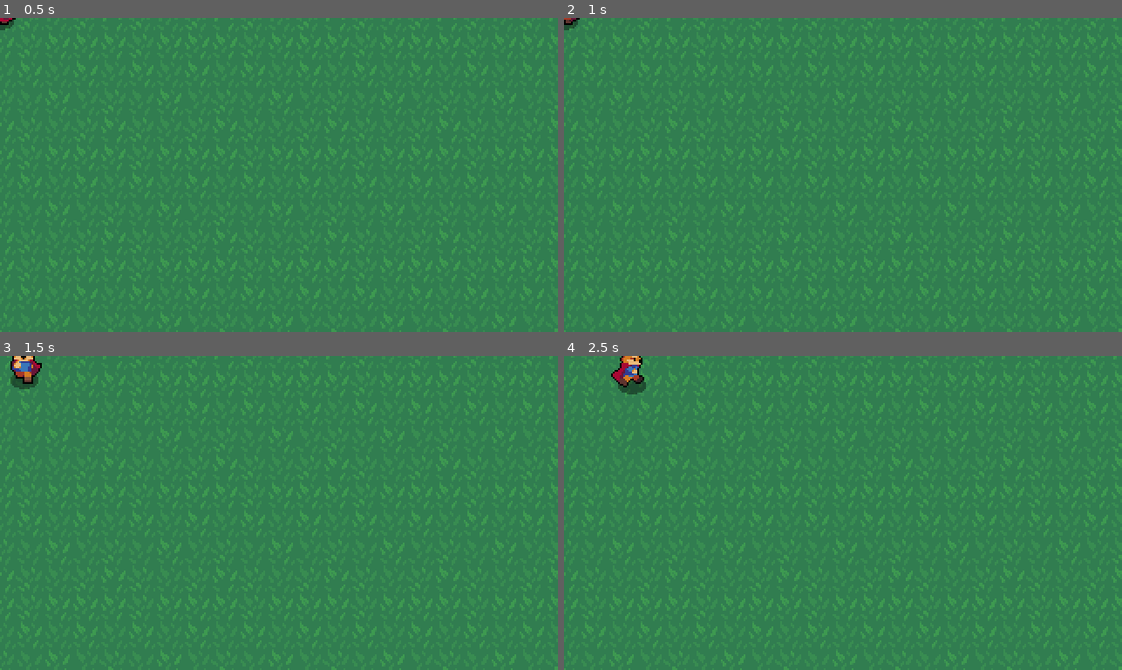
Above: before the commit, frames 1-4 (two rows, left to right).
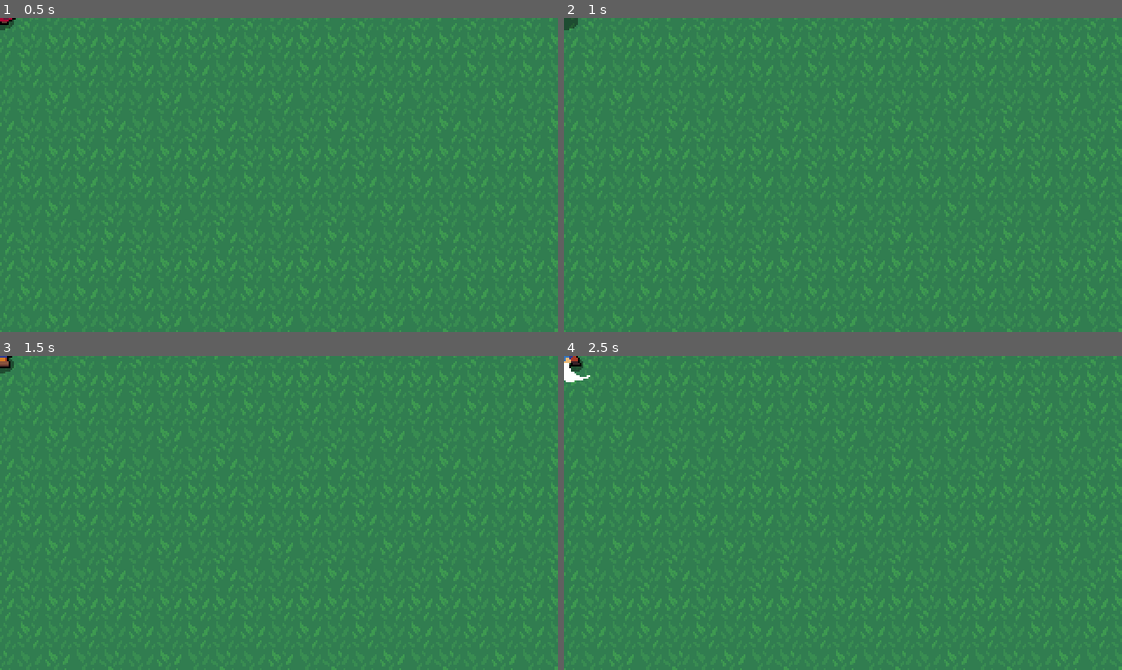
Above: after the commit, the same moments.

Repository: vinibeloni/godot-4
Game: Godot game, scene res://world/World.tscn
Two runs of this game, one before a commit and one after it. Both use one fixed random seed, a clock stepped at 60 frames per second and the inputs below.
Inputs:
- Up to frame 1 (0.5 s): no input
- Up to frame 2 (1 s): tap Enter (ui_accept) at 0.5, 0.77 s; hold Right (ui_right) from 0.53 s (still down); tap K (attack, bound only after the commit) at 0.6 s
- Up to frame 3 (1.5 s): release Right (ui_right) at 1.28 s; hold Down (ui_down) from 1.28 s (still down); tap K (attack, bound only after the commit) at 1.35 s
- Up to frame 4 (2.5 s): tap Enter (ui_accept) at 1.52 s; release Down (ui_down) at 2.03 s; hold Right (ui_right) from 2.03 s (still down); tap K (attack, bound only after the commit) at 2.1 s

Frame 1 is identical in both runs. In frame 2, less than 0.1% of the frame differs, in the area x 0-3%, y 0-3%; in frame 3, 0.6%; in frame 4, 0.8%, in the area x 0-15%, y 0-13%.

Commit message:
attack animation

Diff:
--- a/movement/Animations.gd
+++ b/movement/Animations.gd
@@ -24,6 +24,7 @@
   _set_blend_position("idle")
   _set_blend_position("walk")
   _set_blend_position("roll")
+  _set_blend_position("attack")
 
 func _set_blend_position(animationName: String) -> void:
   _animation_tree["parameters/%s/blend_position" % animationName] = _looking_position
--- a/player/Player.gd
+++ b/player/Player.gd
@@ -5,7 +5,8 @@
 
 enum State {
   MOVE,
-  ROLL
+  ROLL,
+  ATTACK
 }
 
 var _state = State.MOVE
@@ -18,6 +19,8 @@
       _move()
     State.ROLL:
       _roll()
+    State.ATTACK:
+      _attack()
 
   _check_new_state()
 
@@ -40,6 +43,9 @@
   if Input.is_action_just_pressed("ui_accept"):
     _state = State.ROLL
 
+  if Input.is_action_just_pressed("attack"):
+    _state = State.ATTACK
+
 # ROLL
 func _roll():
   _movement.accelerate()
@@ -48,3 +54,11 @@
 func roll_animation_finished():
   _movement.stop()
   _state = State.MOVE
+
+# ATTACK
+func _attack():
+  _movement.stop()
+  _animations.execute("attack", true)
+
+func attack_animation_finished():
+  _state = State.MOVE
--- a/player/Player.tscn
+++ b/player/Player.tscn
@@ -25,6 +25,126 @@
 "values": [18]
 }
 
+[sub_resource type="Animation" id="Animation_ka5bq"]
+resource_name = "attack_down"
+length = 0.4
+tracks/0/type = "value"
+tracks/0/imported = false
+tracks/0/enabled = true
+tracks/0/path = NodePath("Sprite:frame")
+tracks/0/interp = 1
+tracks/0/loop_wrap = true
+tracks/0/keys = {
+"times": PackedFloat32Array(0, 0.1, 0.2, 0.3),
+"transitions": PackedFloat32Array(1, 1, 1, 1),
+"update": 1,
+"values": [36, 37, 38, 39]
+}
+tracks/1/type = "method"
+tracks/1/imported = false
+tracks/1/enabled = true
+tracks/1/path = NodePath(".")
+tracks/1/interp = 1
+tracks/1/loop_wrap = true
+tracks/1/keys = {
+"times": PackedFloat32Array(0.4),
+"transitions": PackedFloat32Array(1),
+"values": [{
+"args": [],
+"method": &"attack_animation_finished"
+}]
+}
+
+[sub_resource type="Animation" id="Animation_q2ckr"]
+resource_name = "attack_left"
+length = 0.4
+tracks/0/type = "value"
+tracks/0/imported = false
+tracks/0/enabled = true
+tracks/0/path = NodePath("Sprite:frame")
+tracks/0/interp = 1
+tracks/0/loop_wrap = true
+tracks/0/keys = {
+"times": PackedFloat32Array(0, 0.1, 0.2, 0.3),
+"transitions": PackedFloat32Array(1, 1, 1, 1),
+"update": 1,
+"values": [32, 33, 34, 35]
+}
+tracks/1/type = "method"
+tracks/1/imported = false
+tracks/1/enabled = true
+tracks/1/path = NodePath(".")
+tracks/1/interp = 1
+tracks/1/loop_wrap = true
+tracks/1/keys = {
+"times": PackedFloat32Array(0.4),
+"transitions": PackedFloat32Array(1),
+"values": [{
+"args": [],
+"method": &"attack_animation_finished"
+}]
+}
+
+[sub_resource type="Animation" id="Animation_c2ksg"]
+resource_name = "attack_right"
+length = 0.4
+tracks/0/type = "value"
+tracks/0/imported = false
+tracks/0/enabled = true
+tracks/0/path = NodePath("Sprite:frame")
+tracks/0/interp = 1
+tracks/0/loop_wrap = true
+tracks/0/keys = {
+"times": PackedFloat32Array(0, 0.1, 0.2, 0.3),
+"transitions": PackedFloat32Array(1, 1, 1, 1),
+"update": 1,
+"values": [24, 25, 26, 27]
+}
+tracks/1/type = "method"
+tracks/1/imported = false
+tracks/1/enabled = true
+tracks/1/path = NodePath(".")
+tracks/1/interp = 1
+tracks/1/loop_wrap = true
+tracks/1/keys = {
+"times": PackedFloat32Array(0.4),
+"transitions": PackedFloat32Array(1),
+"values": [{
+"args": [],
+"method": &"attack_animation_finished"
+}]
+}
+
+[sub_resource type="Animation" id="Animation_84j8y"]
+resource_name = "attack_up"
+length = 0.4
+tracks/0/type = "value"
+tracks/0/imported = false
+tracks/0/enabled = true
+tracks/0/path = NodePath("Sprite:frame")
+tracks/0/interp = 1
+tracks/0/loop_wrap = true
+tracks/0/keys = {
+"times": PackedFloat32Array(0, 0.1, 0.2, 0.3),
+"transitions": PackedFloat32Array(1, 1, 1, 1),
+"update": 1,
+"values": [28, 29, 30, 31]
+}
+tracks/1/type = "method"
+tracks/1/imported = false
+tracks/1/enabled = true
+tracks/1/path = NodePath(".")
+tracks/1/interp = 1
+tracks/1/loop_wrap = true
+tracks/1/keys = {
+"times": PackedFloat32Array(0.4),
+"transitions": PackedFloat32Array(1),
+"values": [{
+"args": [],
+"method": &"attack_animation_finished"
+}]
+}
+
 [sub_resource type="Animation" id="Animation_w3x53"]
 resource_name = "idle_down"
 length = 0.1
@@ -280,6 +400,10 @@
 [sub_resource type="AnimationLibrary" id="AnimationLibrary_qku82"]
 _data = {
 "RESET": SubResource("Animation_pta4x"),
+"attack_down": SubResource("Animation_ka5bq"),
+"attack_left": SubResource("Animation_q2ckr"),
+"attack_right": SubResource("Animation_c2ksg"),
+"attack_up": SubResource("Animation_84j8y"),
 "idle_down": SubResource("Animation_w3x53"),
 "idle_left": SubResource("Animation_7dwi7"),
 "idle_right": SubResource("Animation_vqfij"),
@@ -294,6 +418,29 @@
 "walk_up": SubResource("Animation_7jptv")
 }
 
+[sub_resource type="AnimationNodeAnimation" id="AnimationNodeAnimation_j17m0"]
+animation = &"attack_up"
+
+[sub_resource type="AnimationNodeAnimation" id="AnimationNodeAnimation_5ycqv"]
+animation = &"attack_down"
+
+[sub_resource type="AnimationNodeAnimation" id="AnimationNodeAnimation_glpdl"]
+animation = &"attack_right"
+
+[sub_resource type="AnimationNodeAnimation" id="AnimationNodeAnimation_yrhw5"]
+animation = &"attack_left"
+
+[sub_resource type="AnimationNodeBlendSpace2D" id="AnimationNodeBlendSpace2D_hejfo"]
+blend_point_0/node = SubResource("AnimationNodeAnimation_j17m0")
+blend_point_0/pos = Vector2(0, -1)
+blend_point_1/node = SubResource("AnimationNodeAnimation_5ycqv")
+blend_point_1/pos = Vector2(0, 1)
+blend_point_2/node = SubResource("AnimationNodeAnimation_glpdl")
+blend_point_2/pos = Vector2(1, 0)
+blend_point_3/node = SubResource("AnimationNodeAnimation_yrhw5")
+blend_point_3/pos = Vector2(-1, 0)
+blend_mode = 1
+
 [sub_resource type="AnimationNodeAnimation" id="AnimationNodeAnimation_kfcrb"]
 animation = &"idle_up"
 
@@ -384,17 +531,27 @@
 advance_mode = 2
 advance_condition = &"idle"
 
+[sub_resource type="AnimationNodeStateMachineTransition" id="AnimationNodeStateMachineTransition_ydulw"]
+advance_mode = 2
+advance_condition = &"is_attacking"
+
+[sub_resource type="AnimationNodeStateMachineTransition" id="AnimationNodeStateMachineTransition_7ldco"]
+advance_mode = 2
+advance_condition = &"idle"
+
 [sub_resource type="AnimationNodeStateMachine" id="AnimationNodeStateMachine_fqxeg"]
 states/End/position = Vector2(199.375, 159.5)
 states/Start/position = Vector2(199.688, 99.9691)
+states/attack/node = SubResource("AnimationNodeBlendSpace2D_hejfo")
+states/attack/position = Vector2(360.885, 0.752502)
 states/idle/node = SubResource("AnimationNodeBlendSpace2D_qx7i8")
 states/idle/position = Vector2(360.885, 100.321)
 states/roll/node = SubResource("AnimationNodeBlendSpace2D_vgy66")
 states/roll/position = Vector2(360.385, 183.253)
 states/walk/node = SubResource("AnimationNodeBlendSpace2D_ku1nj")
 states/walk/position = Vector2(541, 99.9381)
-transitions = ["Start", "idle", SubResource("AnimationNodeSt …(284 unchanged characters)… mationNodeStateMachineTransition_anbqw")]
-graph_offset = Vector2(41.885, 34.7525)
+transitions = ["Start", "idle", SubResource("AnimationNodeSt …(284 unchanged characters)… mationNodeStateMachineTransition_anbqw"), "idle", "attack", SubResource("AnimationNodeStateMachineTransition_ydulw"), "attack", "idle", SubResource("AnimationNodeStateMachineTransition_7ldco")]
+graph_offset = Vector2(-122.03, -70.2475)
 
 [node name="Player" type="CharacterBody2D"]
 script = ExtResource("1_vmer0")
@@ -423,8 +580,10 @@
 tree_root = SubResource("AnimationNodeStateMachine_fqxeg")
 anim_player = NodePath("../Animation")
 parameters/conditions/idle = false
+parameters/conditions/is_attacking = false
 parameters/conditions/is_walking = false
 parameters/conditions/roll = false
+parameters/attack/blend_position = Vector2(0, 0)
 parameters/idle/blend_position = Vector2(0, 0)
 parameters/roll/blend_position = Vector2(0, 0)
 parameters/walk/blend_position = Vector2(0, 0)
--- a/project.godot
+++ b/project.godot
@@ -57,6 +57,11 @@
 , Object(InputEventKey,"resource_local_to_scene":false,"resource_name":"","device":-1,"window_id":0,"alt_pressed":false,"shift_pressed":false,"ctrl_pressed":false,"meta_pressed":false,"pressed":false,"keycode":0,"physical_keycode":83,"key_label":0,"unicode":115,"echo":false,"script":null)
 ]
 }
+attack={
+"deadzone": 0.5,
+"events": [Object(InputEventKey,"resource_local_to_scene":false,"resource_name":"","device":-1,"window_id":0,"alt_pressed":false,"shift_pressed":false,"ctrl_pressed":false,"meta_pressed":false,"pressed":false,"keycode":0,"physical_keycode":75,"key_label":0,"unicode":107,"echo":false,"script":null)
+]
+}
 
 [rendering]
 
Not shown: 1 places in player/Player.tscn that only renumber resources
